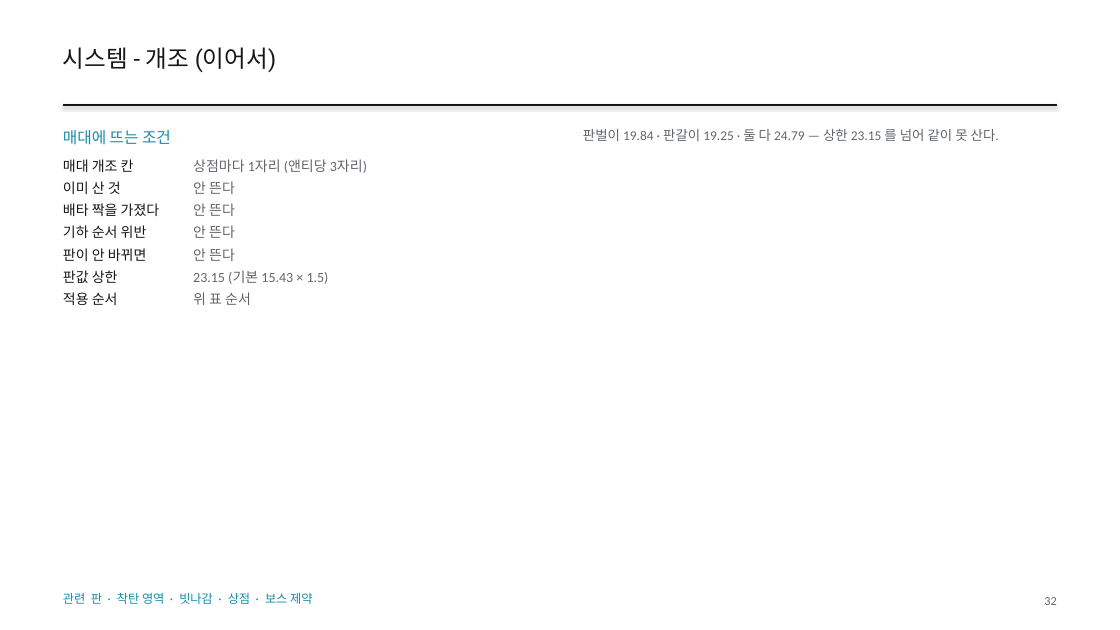
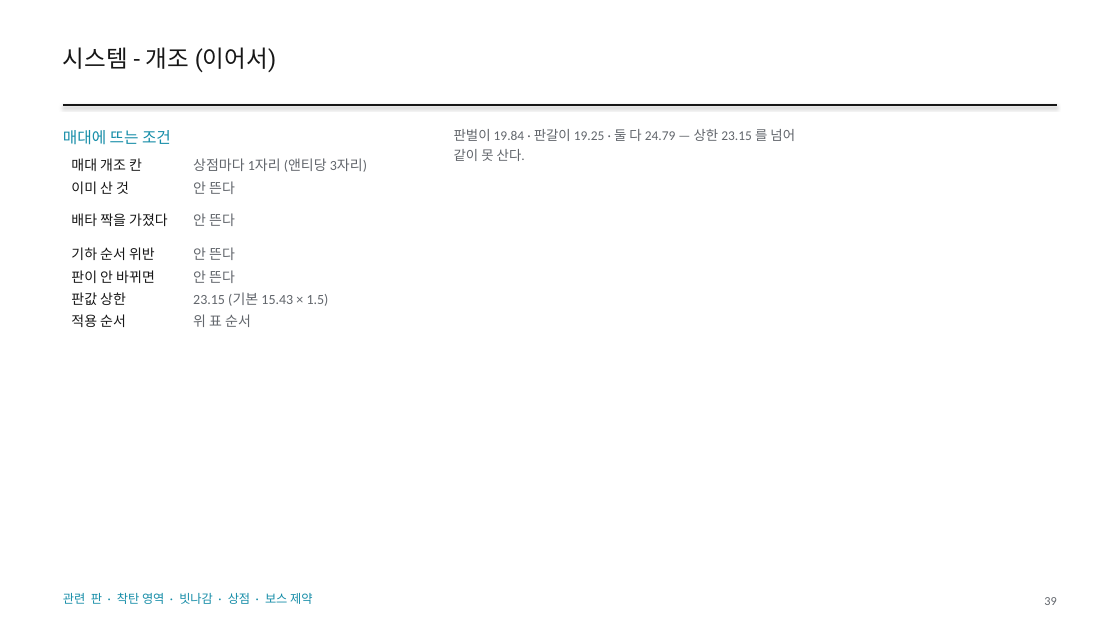
Before and after one commit to GGbong69/test-03, a slide deck: slide 39 of docs/HIGHTONE_기획서.pptx (slide 32 before the commit). Drawn at 1120x630 pixels with LibreOffice and Linux fonts; fonts in the diff are those of the drawing. Boxes give left, top, right and bottom in pixels: in the first picture for what was removed or moved away, otherwise in the second. Text is boxed around its words. In the diff, an @@ line names an element or a change of style, - is before the commit and + after.

```diff
--- a/docs/HIGHTONE_기획서.pptx
+++ b/docs/HIGHTONE_기획서.pptx
@@ text "판벌이 19.84 · 판갈이 19.25 ..." rewrapped from [583, 129, 999, 141] to [454, 129, 795, 161] @@
@@ text removed at [63, 159, 134, 172] @@
-매대 개조 칸
@@ table added at [63, 153, 408, 331], 7 rows, 2 columns @@
+매대 개조 칸 | 상점마다 1자리 (앤티당 3자리)
+이미 산 것 | 안 뜬다
+배타 짝을 가졌다 | 안 뜬다
+기하 순서 위반 | 안 뜬다
+판이 안 바뀌면 | 안 뜬다
+판값 상한 | 23.15 (기본 15.43 × 1.5)
+적용 순서 | 위 표 순서
@@ text removed at [63, 181, 121, 194] @@
-이미 산 것
@@ text removed at [63, 203, 160, 216] @@
-배타 짝을 가졌다
@@ text removed at [193, 203, 235, 216] @@
-안 뜬다
@@ text removed at [63, 225, 147, 238] @@
-기하 순서 위반
@@ text removed at [193, 225, 235, 238] @@
-안 뜬다
@@ text removed at [63, 248, 147, 261] @@
-판이 안 바뀌면
@@ text removed at [63, 270, 118, 283] @@
-판값 상한
@@ text removed at [63, 292, 118, 305] @@
-적용 순서
@@ text removed at [193, 270, 329, 284] @@
-23.15 (기본 15.43 × 1.5)
@@ text removed at [193, 292, 251, 305] @@
-위 표 순서
@@ text at [1044, 597, 1056, 605]: text changed @@
-32
+39
```
Also in this commit, not shown: 81 other slides changed, 11 slides added, 3 slides removed, 3 other files.
